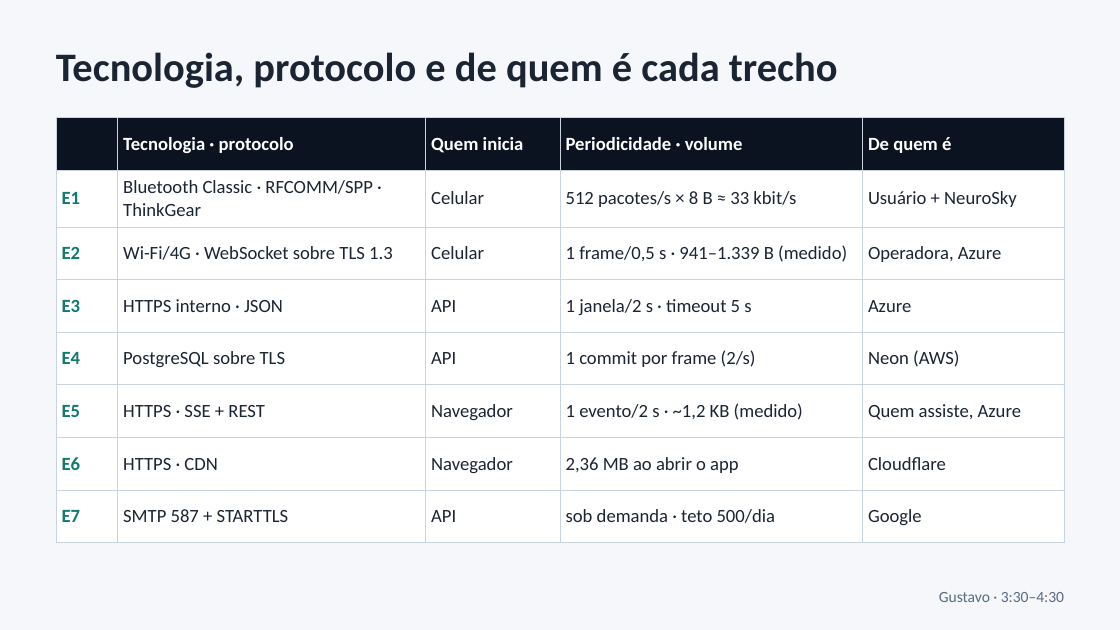
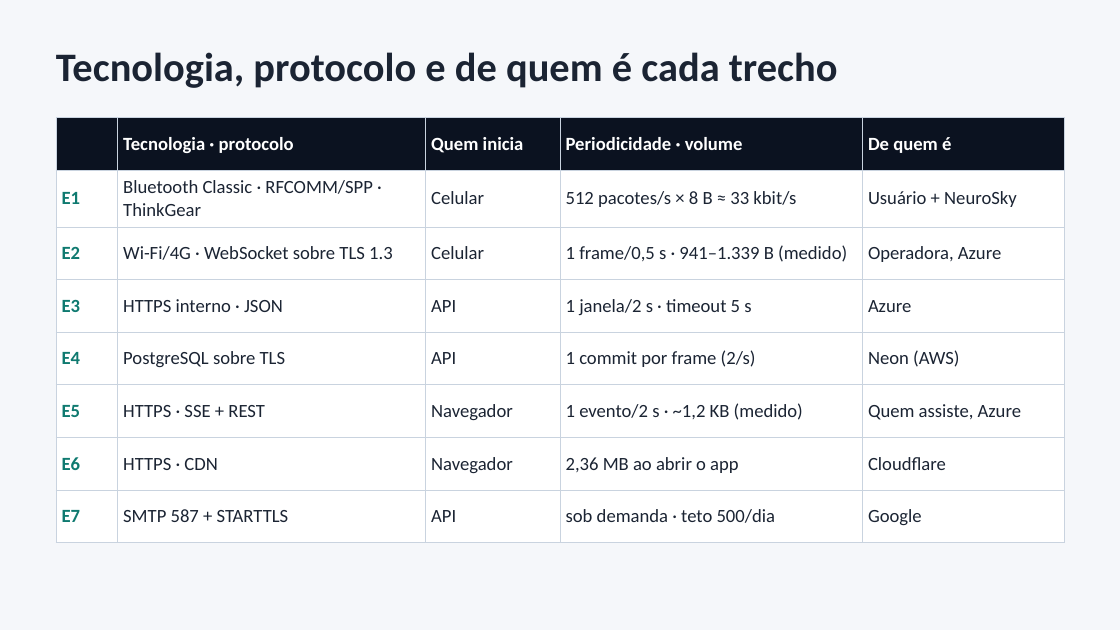
Before and after one commit to WaveAI-Company/WaveAi-Company, a slide deck: slide 4 of Faculdade/SDIoT_Atividade_Redes/apresentacao/Rede_WaveAI_Apresentacao.pptx. Drawn at 1120x630 pixels with LibreOffice and Linux fonts; fonts in the diff are those of the drawing. Boxes give left, top, right and bottom in pixels: in the first picture for what was removed or moved away, otherwise in the second. Text is boxed around its words. In the diff, an @@ line names an element or a change of style, - is before the commit and + after.

```diff
--- a/Faculdade/SDIoT_Atividade_Redes/apresentacao/Rede_WaveAI_Apresentacao.pptx
+++ b/Faculdade/SDIoT_Atividade_Redes/apresentacao/Rede_WaveAI_Apresentacao.pptx
@@ text removed at (939,592,1064,602) @@
-Gustavo · 3:30–4:30
```
Also in this commit, not shown: 6 other slides changed, 1 other file.
